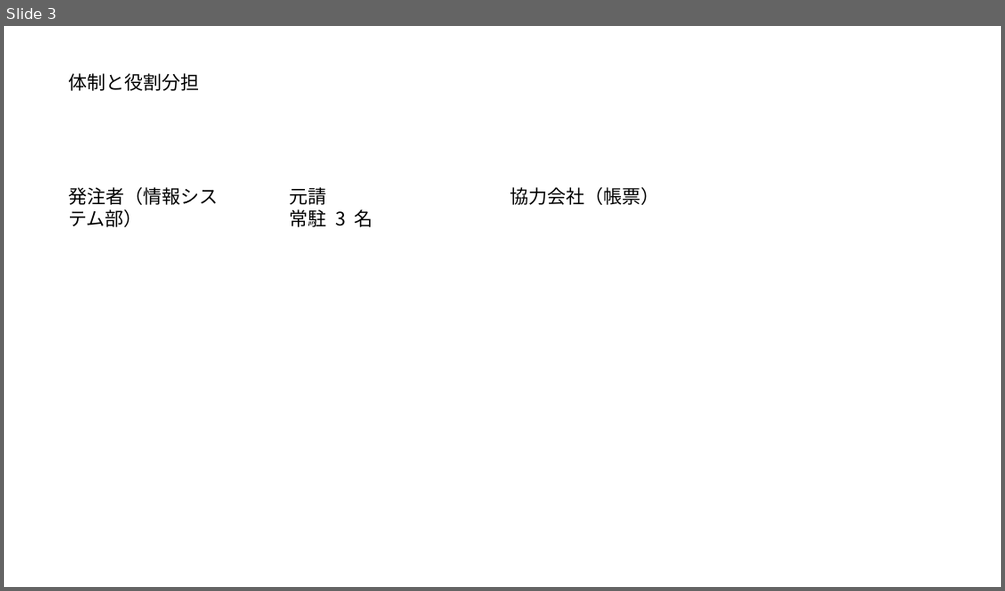
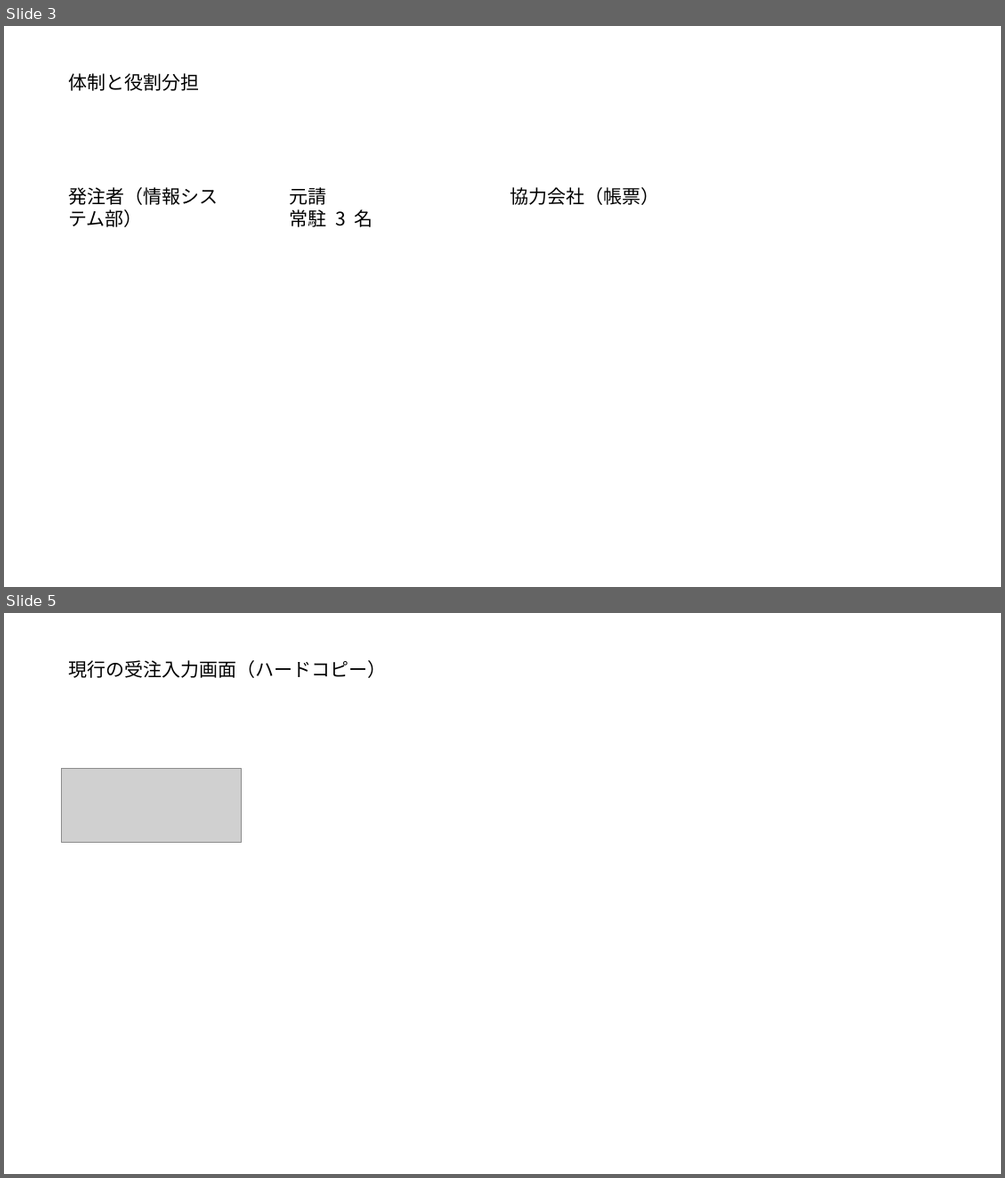
Before and after one commit to livingforge/ai-ready-pipeline4, a slide deck: examples/from-documents/資料/方式提案.pptx. Shown one above the other, each under a label of ours: slide 3 before the commit, slides 3 and 5 after it; the slides between them are not shown. The pictures are 1005x591 and 1005x1178 pixels, drawn with LibreOffice and Linux fonts; fonts in the diff are those of the drawing; grey boxes stand for pictures. Boxes give left, top, right and bottom in pixels: in the first picture for what was removed or moved away, otherwise in the second. Text is boxed around its words. In the diff, an @@ line names an element or a change of style, - is before the commit and + after.

```diff
--- a/examples/from-documents/資料/方式提案.pptx
+++ b/examples/from-documents/資料/方式提案.pptx
@@ slide 5 added at [4,613,1001,1174], background #FFFFFF @@
@@ title added at [69,660,387,678], 18 pt, text #000000 @@
+現行の受注入力画面（ハードコピー）
@@ picture added at [62,769,242,842] @@
```
Also in this commit, not shown: 4 other slides added, 32 other files.
